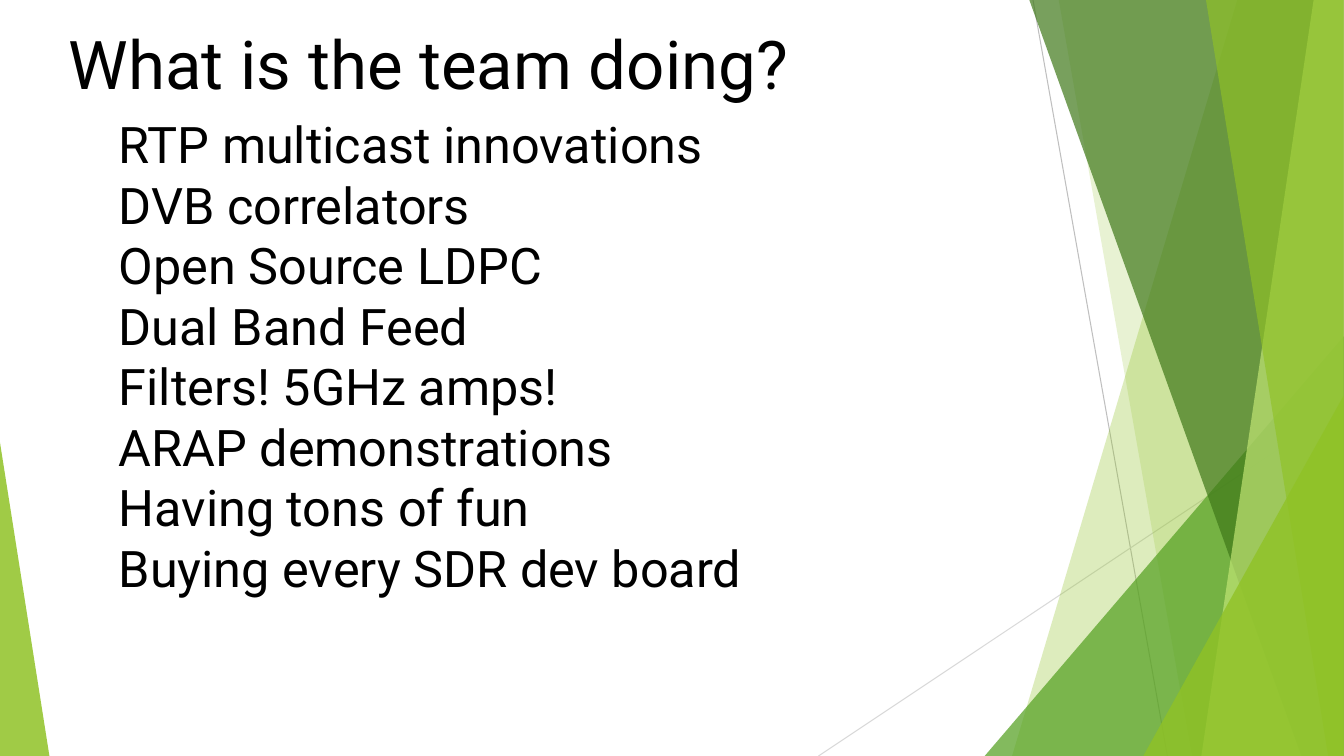
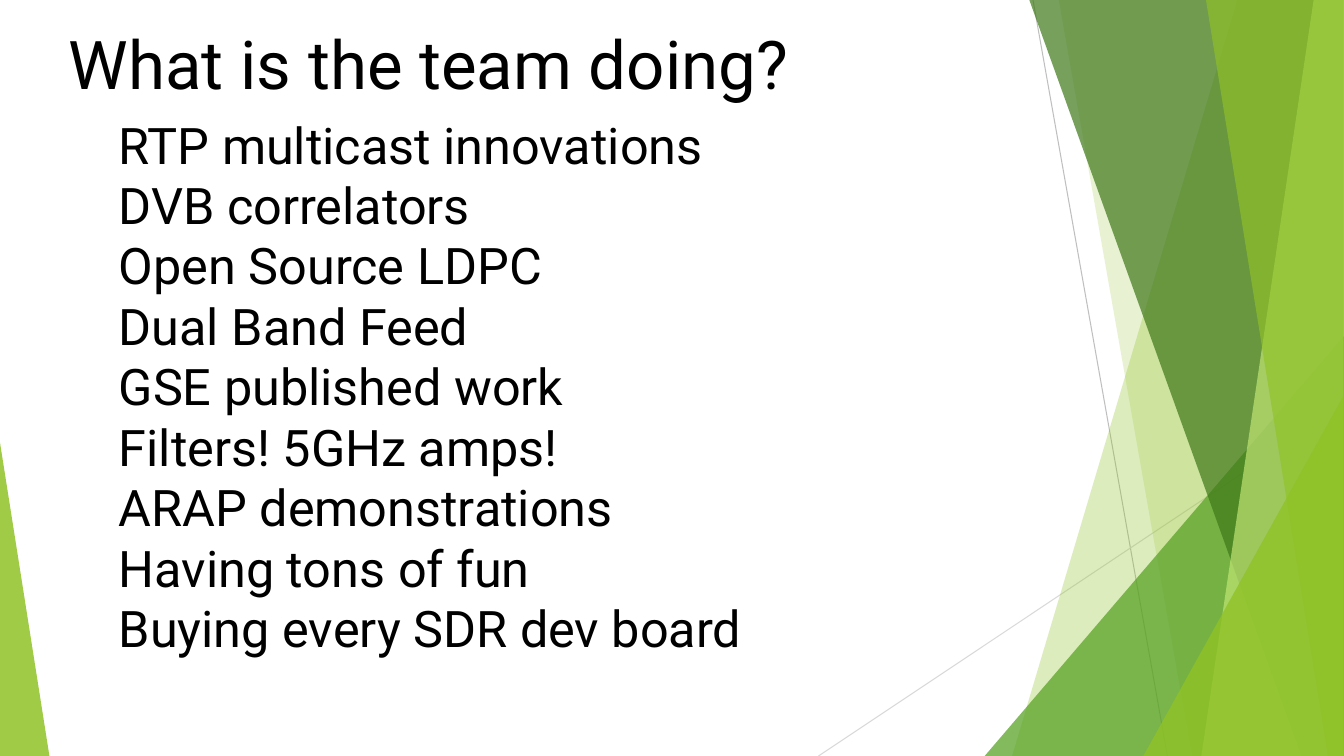
Before and after one commit to OpenResearchInstitute/documents, a slide deck: slide 10 of Papers_Articles_Presentations/Slide_Presentations/20180510Phase4ProjectUpdateForEARS.pptx. Drawn at 1344x756 pixels with LibreOffice and Linux fonts; fonts in the diff are those of the drawing. Boxes give left, top, right and bottom in pixels: in the first picture for what was removed or moved away, otherwise in the second. Text is boxed around its words. In the diff, an @@ line names an element or a change of style, - is before the commit and + after.

```diff
--- a/Papers_Articles_Presentations/Slide_Presentations/20180510Phase4ProjectUpdateForEARS.pptx
+++ b/Papers_Articles_Presentations/Slide_Presentations/20180510Phase4ProjectUpdateForEARS.pptx
@@ text at [119,307,563,416]: text changed @@
-Dual Band Feed
+Dual Band Feed
+GSE published work
```
Also in this commit, not shown: 1 other slide changed, 1 other file.
